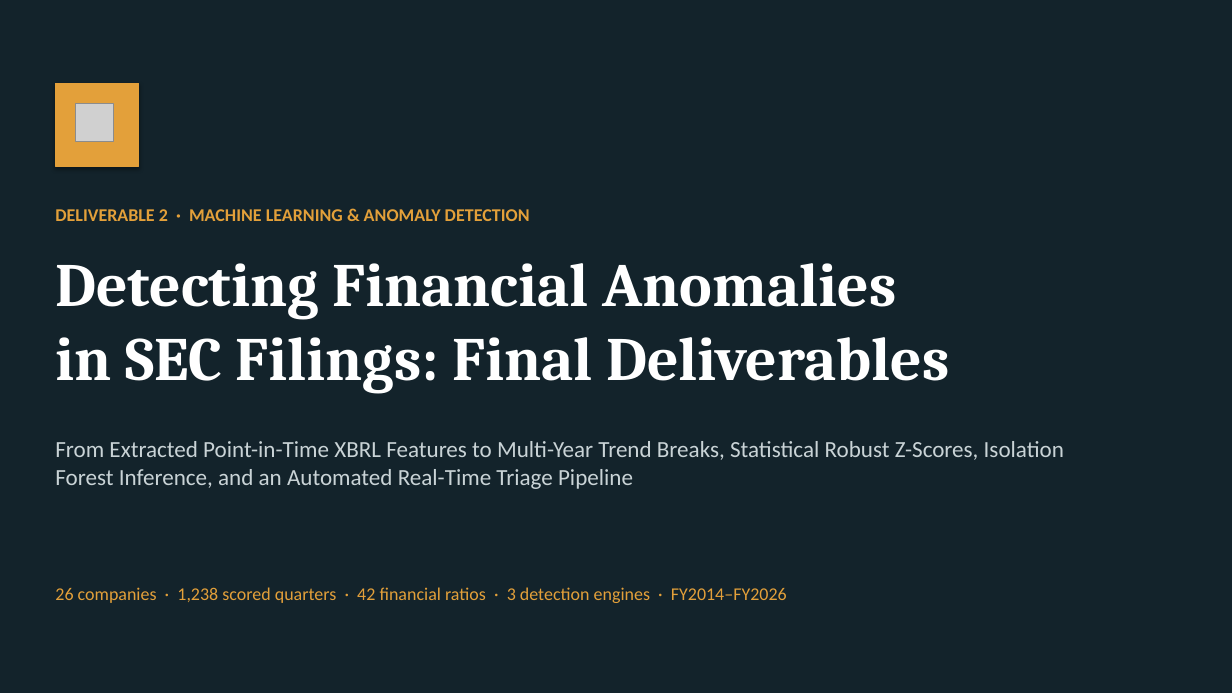
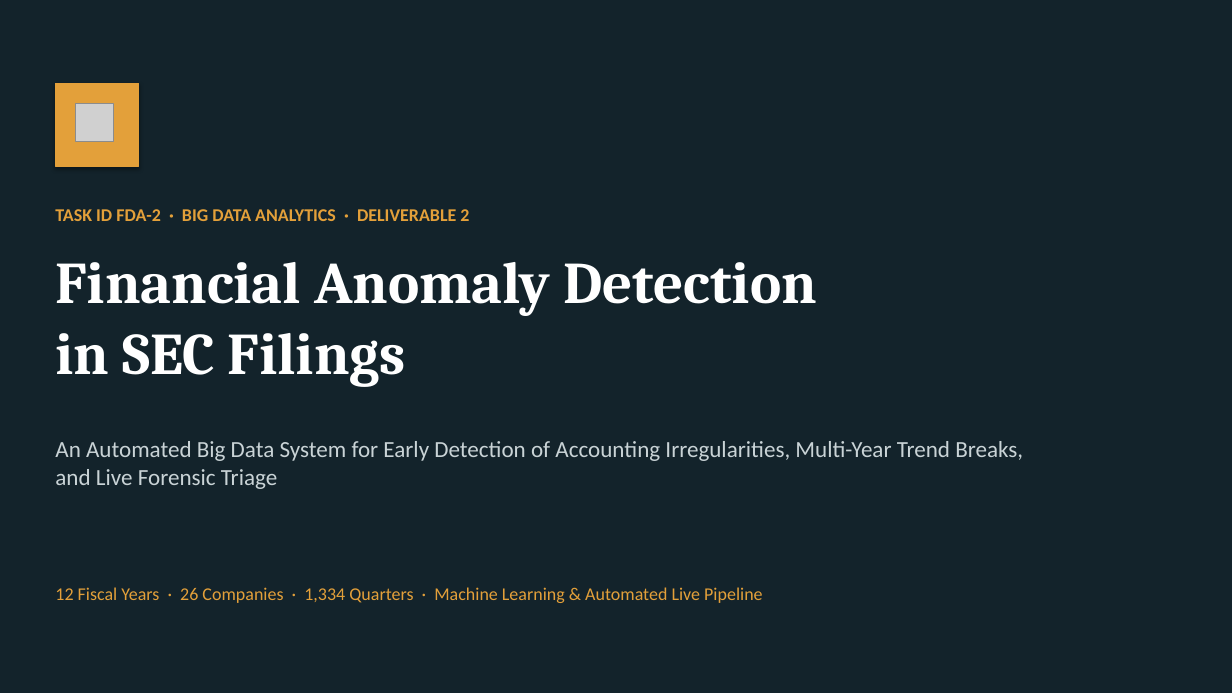
Before and after one commit to shubham-32/SEC-Filing-Anomaly-Detection, a slide deck: slide 1 of SEC_Anomaly_Detection_Deliverable2.pptx. Drawn at 1232x693 pixels with LibreOffice and Linux fonts; fonts in the diff are those of the drawing; grey boxes stand for pictures. Boxes give left, top, right and bottom in pixels: in the first picture for what was removed or moved away, otherwise in the second. Text is boxed around its words. In the diff, an @@ line names an element or a change of style, - is before the commit and + after.

Commit message:
Update Deliverable 2 presentation to clean, visual, low-text-density executive format

```diff
--- a/SEC_Anomaly_Detection_Deliverable2.pptx
+++ b/SEC_Anomaly_Detection_Deliverable2.pptx
@@ text at box(55, 209, 469, 221): text changed @@
-DELIVERABLE 2 · MACHINE LEARNING & ANOMALY DETECTION
+TASK ID FDA-2 · BIG DATA ANALYTICS · DELIVERABLE 2
@@ text at box(55, 262, 817, 387): text changed; size 48 to 46 pt @@
-Detecting Financial Anomalies
-in SEC Filings: Final Deliverables
+Financial Anomaly Detection
+in SEC Filings
@@ text at box(55, 441, 1023, 489): text changed @@
-From Extracted Point-in-Time XBRL Features to Multi-Year Trend Breaks, Statistical Robust Z-Scores, Isolation Forest Inference, and an Automated Real-Time Triage Pipeline
+An Automated Big Data System for Early Detection of Accounting Irregularities, Multi-Year Trend Breaks, and Live Forensic Triage
@@ text at box(55, 587, 762, 603): text changed @@
-26 companies · 1,238 scored quarters · 42 financial ratios · 3 detection engines · FY2014–FY2026
+12 Fiscal Years · 26 Companies · 1,334 Quarters · Machine Learning & Automated Live Pipeline
```
Also in this commit, not shown: 1 other slide changed, 12 slides added, 13 slides removed, 3 other files.
